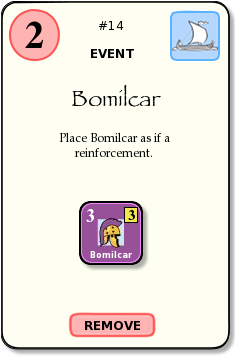
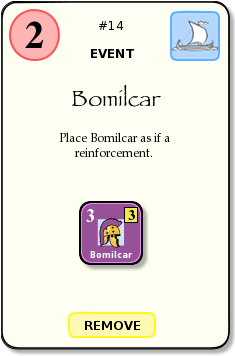
Comparing the layer stacks of the two 235px x 356px images. Changes:
moved "remove" above "counter", painted on it over (67, 310, 156, 338)
